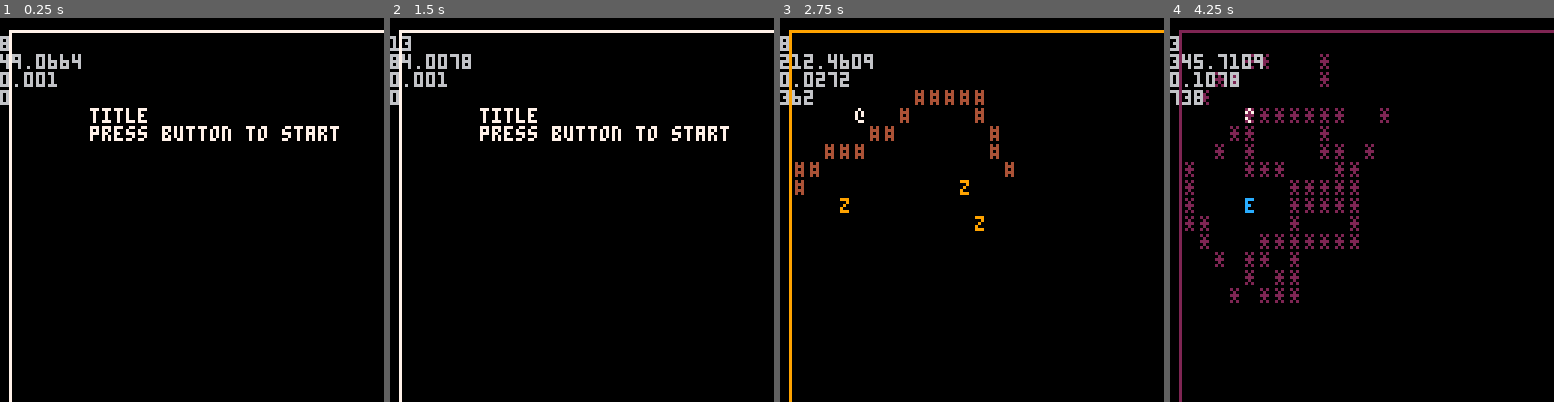
Above: before the commit, frames 1-4 (left to right).
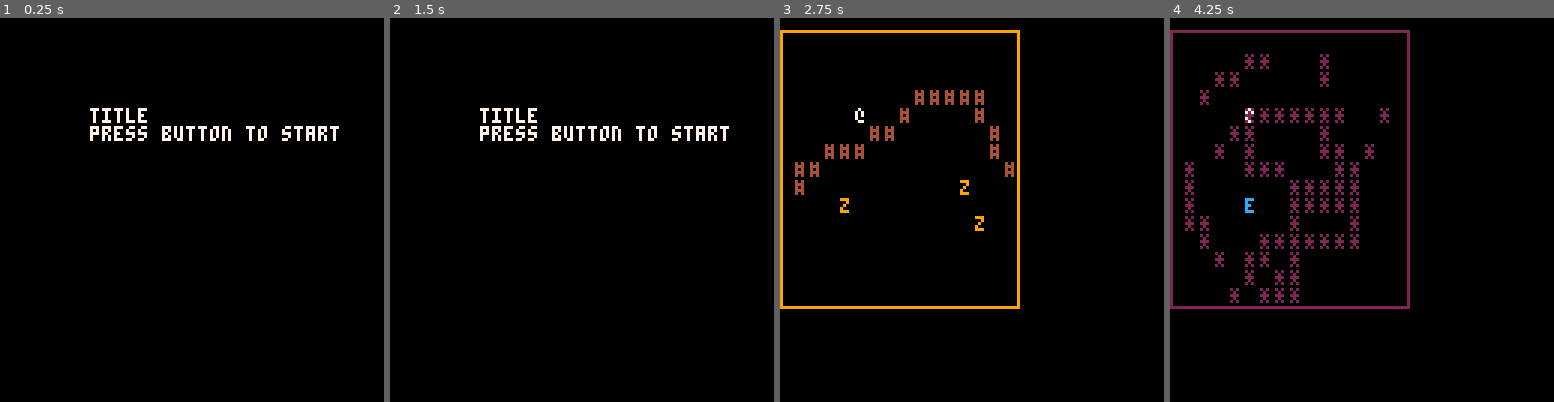
Above: after the commit, the same moments.

Repository: arnodick/castle
Game: PICO-8 cartridge castle.p8
The game is run twice, just before and just after one commit, with the same random seed, the same clock (stepped at 60 frames per second) and the same inputs.
Inputs:
- Up to frame 1 (0.25 s): no input
- Up to frame 2 (1.5 s): tap X (X key) at 0.33, 1.07 s; tap O (Z key) at 0.7 s
- Up to frame 3 (2.75 s): hold Right 1.6-2.1 s; tap O (Z key) at 1.7, 2.1, 2.5 s; tap X (X key) at 1.85 s; hold Up 2.15-2.42 s; hold Right from 2.47 s (still down)
- Up to frame 4 (4.25 s): tap O (Z key) every 0.4 s from 2.9 to 4.1 s; tap X (X key) at 2.97, 4.08 s; release Right at 3.03 s; hold Left 3.08-3.58 s; hold Down 3.63-3.97 s; hold Right from 4.02 s (still down)

The runs differ from the first frame. In frame 1, 2.3% of the frame differs, in the area x 0-100%, y 3-100%; in frame 2, 2.4%; in frame 3, 3.6%; in frame 4, 3.6%.

Commit message:
trying to get EFFICIENT

Diff:
--- a/castle.p8
+++ b/castle.p8
@@ -4,21 +4,32 @@
 --cash castle
 --by ashley pringle
 
-debug=true
+debug=false
 debug_l={}
+debug_l[4]=0
 
 function debug_u()
 	debug_l[1]=timer
 	debug_l[2]=stat(0)
 	debug_l[3]=stat(1)
-	debug_l[4]=#actors
+	if stat(1)>debug_l[4] then
+		debug_l[4]=stat(1)
+	end
+	debug_l[5]=#actors
+	debug_l[6]=#creatures
+	--todo: delete from creatures when killing
+end
+
+function reset()
+	actortypes={}
+	actors={}
+	creatures={}
 end
 
 function state_i(s)
 	timer=0
 	cam[1]=0 cam[2]=0
-	actortypes={}
-	actors={}
+	reset()
 
 	if s==1 then
 		actortypes_i(level)
@@ -27,9 +38,6 @@
 		room_w=sector_s*sector_a
 		loadmap(room_w,sector_a)
 		p=makeactor(1,5,5)
-		--cam[1]=p.x*cellw-10*cellw cam[2]=p.y*cellh-8*cellh
-		--cam[2]=p.y*cellh-8*cellh
-		--cam[1]=(p.x%sector_a)*sector_s
 		cam[1]=flr(p.x/sector_s)*sector_s*cellw
 		cam[2]=flr(p.y/sector_s)*sector_s*cellh
 		loadactors(room_w)
@@ -45,9 +53,11 @@
 	end
 	if s==1 then
 		if btnp()>0 then
-			foreach(actors,doactor)
-		end
-		foreach(actors,shake)
+			--foreach(actors,doactor)
+			foreach(creatures,doactor)
+			debug_l[4]=0
+		end
+		foreach(creatures,shake)
 		--cam[1]=p.x*cellw-10*cellw cam[2]=p.y*cellh-8*cellh
 		cam[1]=flr(p.x/sector_s)*sector_s*cellw
 		cam[2]=flr(p.y/sector_s)*sector_s*cellh
@@ -75,10 +85,10 @@
 	end
 	if s==1 then
 		foreach(actors,drawactor)
+		rect(p.secx,-2+cellh+p.secy,16*cellw-1+p.secx,16*cellh+p.secy)
 	end
 --		if debug then print(xs,16*cellw+cellw,16*cellh+cellh) end
-		--rect(-2+cellw,-2+cellh,16*cellw-1,16*cellh)
-		rect(-2+cellw,-2+cellh,64*cellw-1,64*cellh)
+		--rect(-2+cellw,-2+cellh,64*cellw-1,64*cellh)
 	if debug then
 		for a=1,#debug_l do
 			print(debug_l[a],cam[1],cam[2]+a*6,6)
@@ -199,6 +209,11 @@
 	a.t=t
 	a.x=x
 	a.y=y
+	a.secx=flr(a.x/sector_s)*sector_s*cellw
+	a.secy=flr(a.y/sector_s)*sector_s*cellh
+	a.shakex=0
+	a.shakey=0
+	if a.t!=2 then
 	a.attack=0
 	a.attackdir=0
 	a.attackpwr=3
@@ -206,17 +221,15 @@
 		a.attackpwr=2
 	end
 	a.hit=0
-	a.shakex=0
-	a.shakey=0
+	add(creatures,a)
+	end
 	add(actors,a)
 	return a
 end
 
 function drawactor(a)
---cam[1]=flr(p.x/sector_s)*sector_s*cellw
-		--cam[2]=flr(p.y/sector_s)*sector_s*cellw
-	if (flr((a.x)/sector_s)*sector_s*cellw)==cam[1] then
-		if(flr((a.y)/sector_s)*sector_s*cellh)==cam[2] then
+	if a.secx==cam[1] then
+		if	a.secy==cam[2] then
 			print(actortypes[a.t].ch,a.x*cellw+a.shakex,a.y*cellh+a.shakey,actortypes[a.t].c)
 		end
 	end
@@ -256,6 +269,9 @@
 			room[a.x][a.y]=0
 			a.x+=dire[1] a.y+=dire[2]
 			room[a.x][a.y]=a.t
+
+			a.secx=flr(a.x/sector_s)*sector_s*cellw
+			a.secy=flr(a.y/sector_s)*sector_s*cellh
 		else return true
 		end
 
@@ -263,6 +279,7 @@
 end
 
 function followactor(a,t)
+	if t.secx==a.secx and t.secy==a.secy then
 	local xdist=t.x-a.x
 	local ydist=t.y-a.y
 	if abs(xdist)==abs(ydist) then
@@ -277,6 +294,7 @@
 			else return 8
 			end
 		end
+	end
 	end
 end
 
@@ -297,6 +315,7 @@
 				sfx(1)
 				room[t.x][t.y]=0
 				del(actors,t)
+				del(creatures,t)
 			end
 		end
 	end
